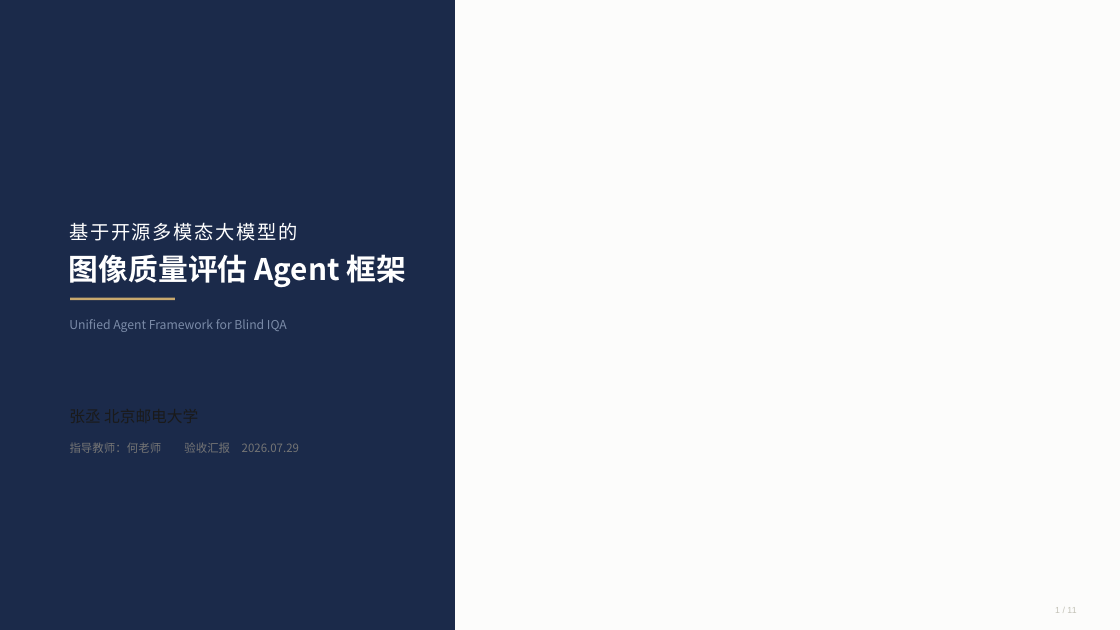
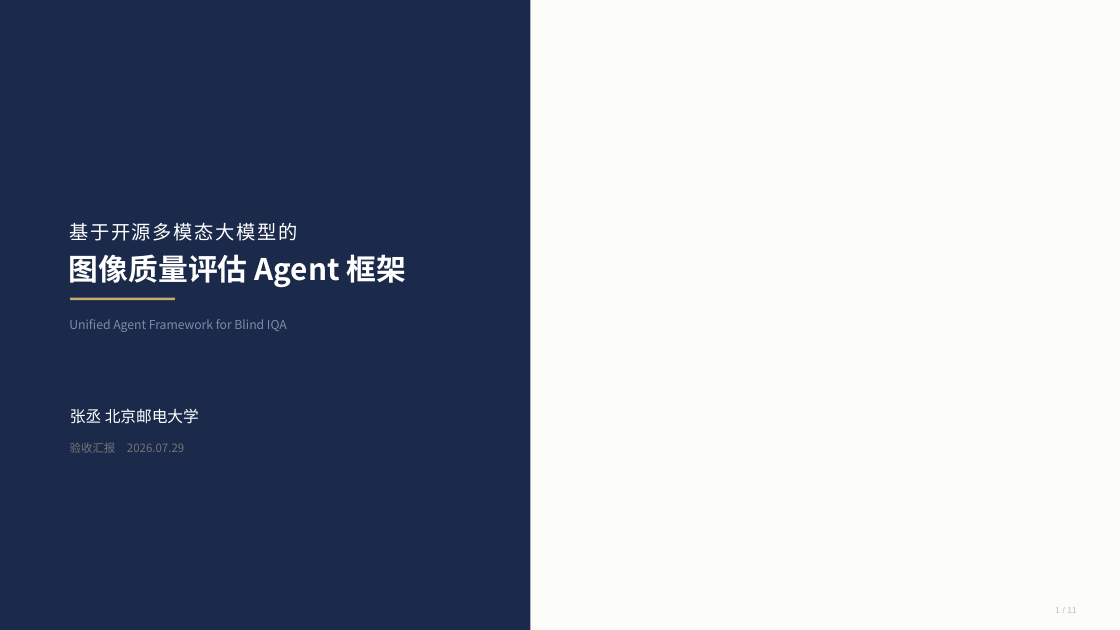
Before and after one commit to zz2cc/iqa-agent-framework, a slide deck: slide 1 of docs/汇报_swiss.pptx. Drawn at 1120x630 pixels with LibreOffice and Linux fonts; fonts in the diff are those of the drawing. Boxes give left, top, right and bottom in pixels: in the first picture for what was removed or moved away, otherwise in the second. Text is boxed around its words. In the diff, an @@ line names an element or a change of style, - is before the commit and + after.

Commit message:
同步最新: fig6标签修正, findings精简, 验收汇报报告更新, 文档清理

```diff
--- a/docs/汇报_swiss.pptx
+++ b/docs/汇报_swiss.pptx
@@ rectangle: place and size @@
-rectangle at <box>0,0,455,630</box>
+rectangle at <box>0,0,531,630</box>
@@ text added at <box>70,408,199,424</box>, 13.5 pt, text #FFFFFF @@
+张丞 北京邮电大学
@@ text at <box>70,442,184,453</box>: text changed @@
-指导教师：何老师 验收汇报 2026.07.29
+验收汇报 2026.07.29
```
Also in this commit, not shown: 8 other slides changed, 5 other files.
